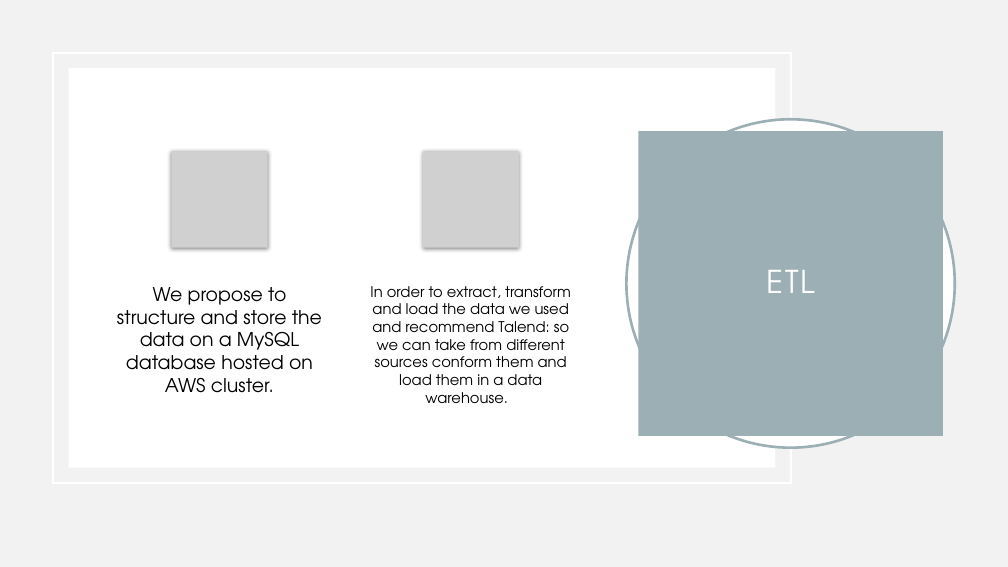
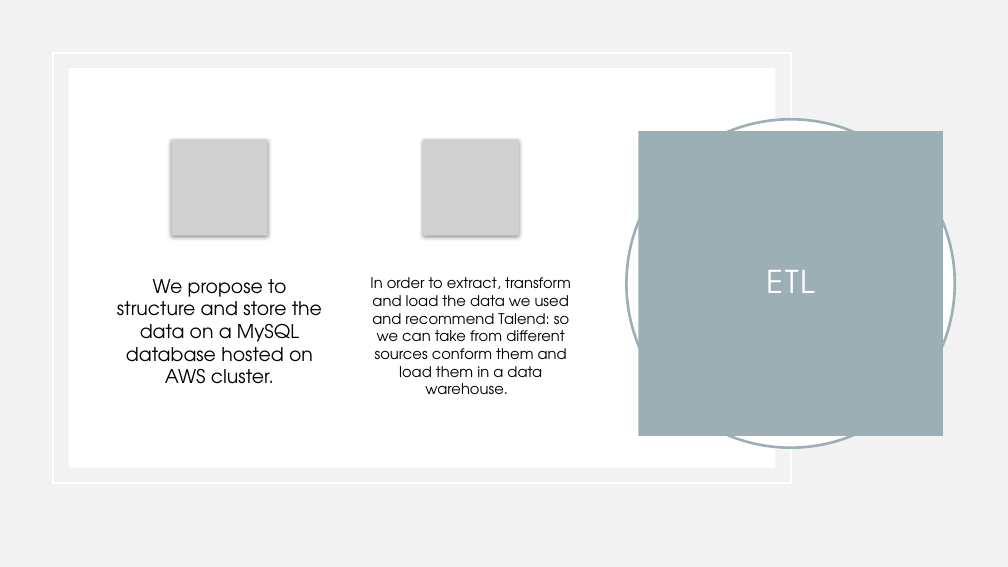
Before and after one commit to EdoPassa/Data_Science_Project_ITS_TTF_2022-23, a slide deck: slide 7 of Final_Offer/Performance_Presentation.pptx. Drawn at 1008x567 pixels with LibreOffice and Linux fonts; fonts in the diff are those of the drawing; grey boxes stand for pictures. Boxes give left, top, right and bottom in pixels: in the first picture for what was removed or moved away, otherwise in the second. Text is boxed around its words. In the diff, an @@ line names an element or a change of style, - is before the commit and + after.

```diff
--- a/Final_Offer/Performance_Presentation.pptx
+++ b/Final_Offer/Performance_Presentation.pptx
@@ picture: place and size @@
-picture at bbox=[172, 151, 268, 247]
+picture at bbox=[172, 139, 268, 235]
@@ picture: place and size @@
-picture at bbox=[423, 151, 519, 247]
+picture at bbox=[423, 139, 519, 235]
@@ text "We propose to structure and ...": place and size @@
-text "We propose to structure and ..." at bbox=[117, 287, 322, 393]
+text "We propose to structure and ..." at bbox=[117, 279, 322, 384]
@@ text "In order to extract, transform ..." rewrapped from bbox=[370, 286, 571, 393] to bbox=[370, 277, 571, 394] @@
```
Also in this commit, not shown: 2 other slides changed.
